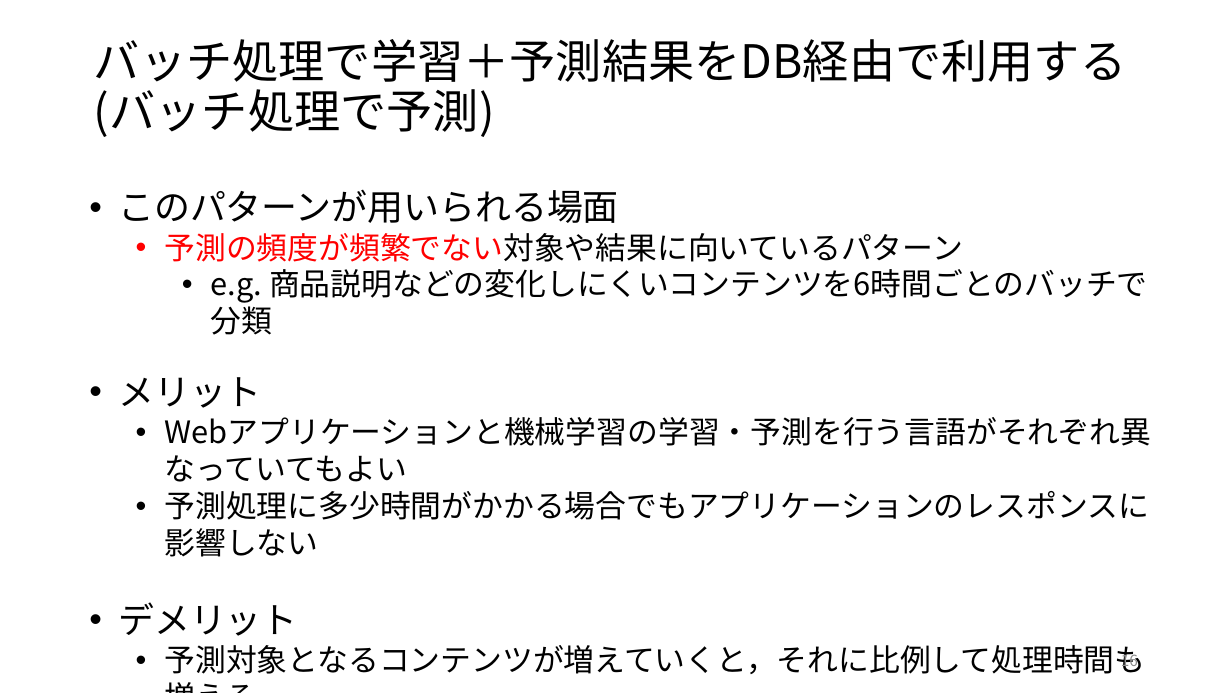
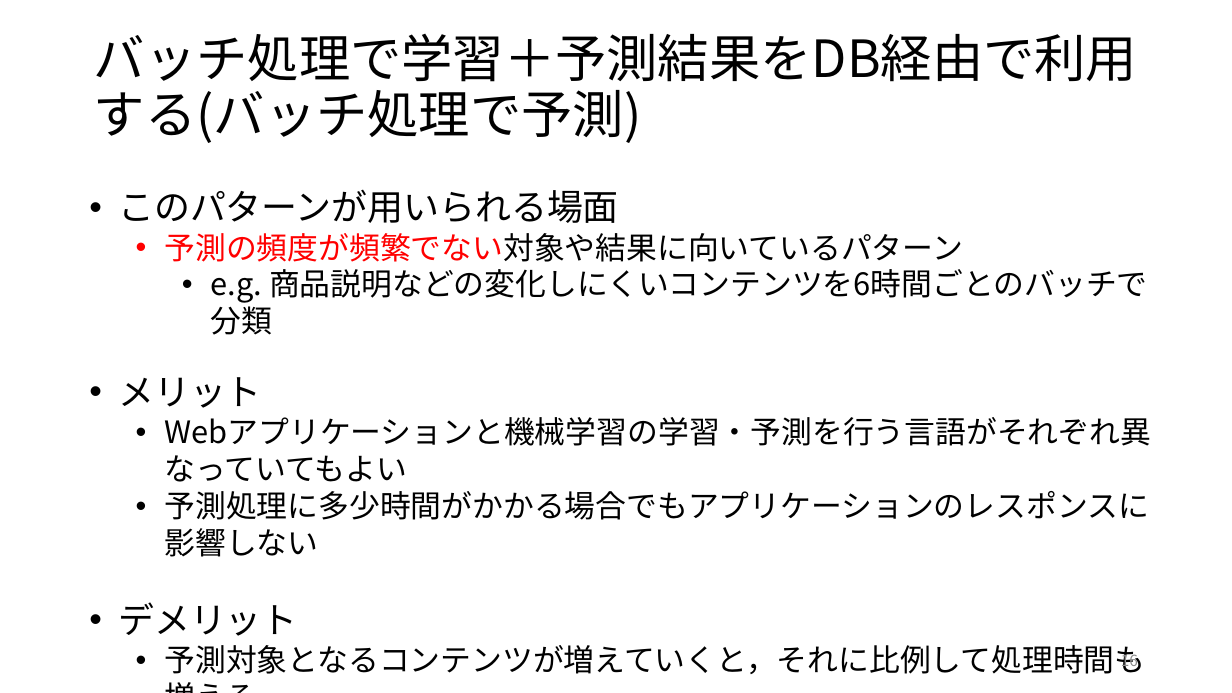
Before and after one commit to ryosuke-ku/Rinko, a slide deck: slide 16 of 仕事ではじめる機械学習第4章.pptx. Drawn at 1232x693 pixels with LibreOffice and Linux fonts; fonts in the diff are those of the drawing. Boxes give left, top, right and bottom in pixels: in the first picture for what was removed or moved away, otherwise in the second. Text is boxed around its words. In the diff, an @@ line names an element or a change of style, - is before the commit and + after.

```diff
--- a/仕事ではじめる機械学習第4章.pptx
+++ b/仕事ではじめる機械学習第4章.pptx
@@ title "バッチ処理で学習＋予測結果をDB経由で利用する(バッチ処理で予測)" at [94, 34, 1137, 143]: size 36 to 40 pt @@
```
Also in this commit, not shown: 6 other slides changed, 1 slide added, 2 other files.
